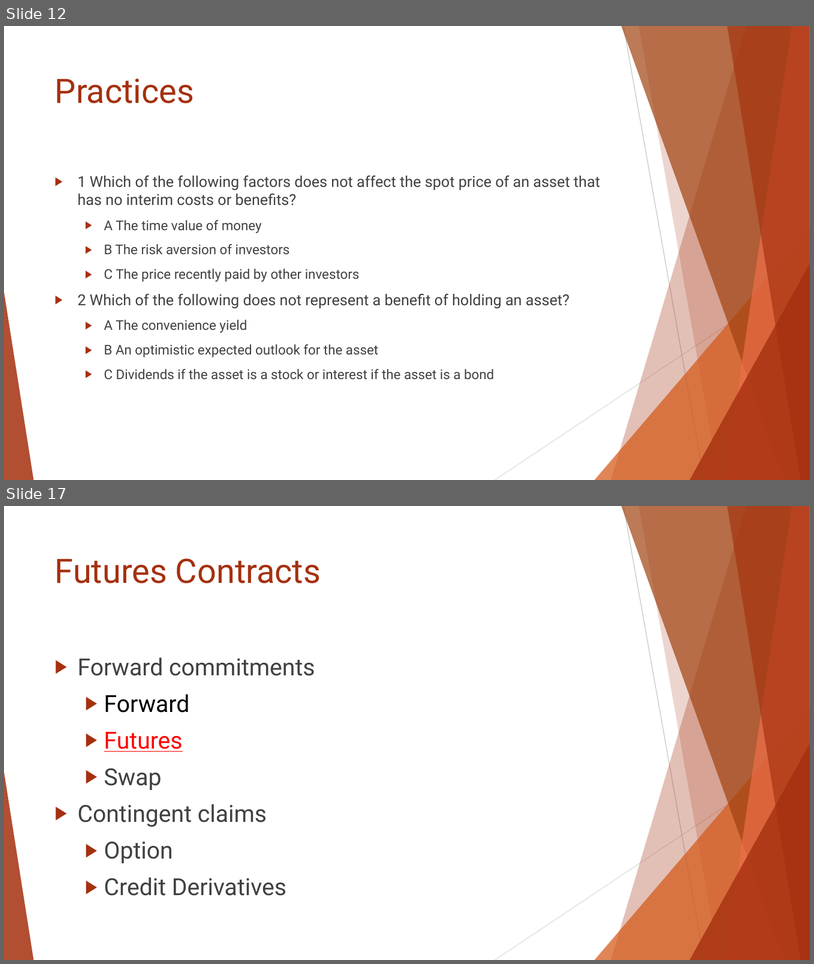
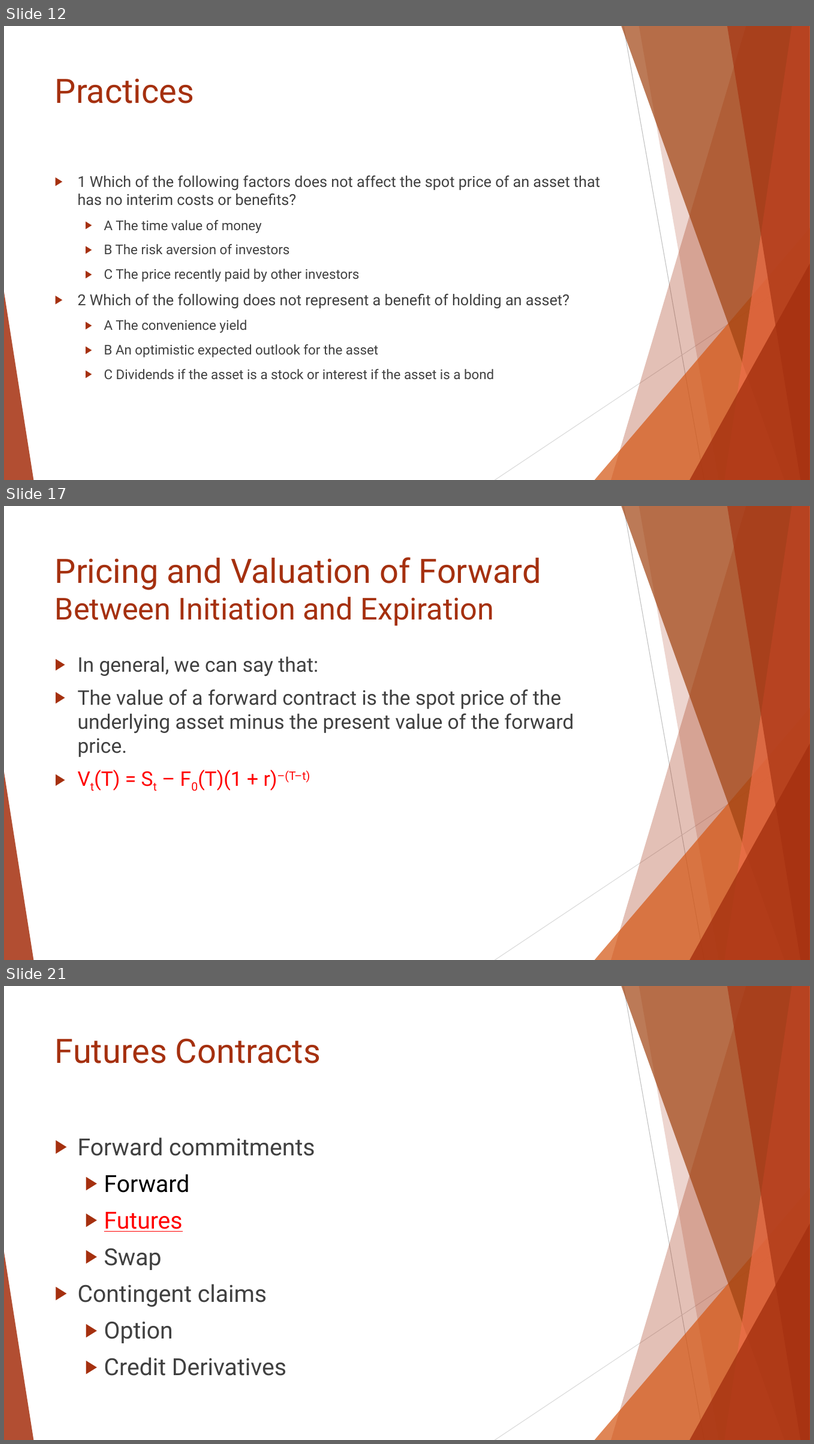
Before and after one commit to Isco0530/data, a slide deck: Reading 46.pptx. Shown one above the other, each under a label of ours: slides 12 and 17 before the commit, slides 12, 17 and 21 after it; the slides between them are not shown. The pictures are 814x964 and 814x1444 pixels, drawn with LibreOffice and Linux fonts; fonts in the diff are those of the drawing. Boxes give left, top, right and bottom in pixels: in the first picture for what was removed or moved away, otherwise in the second. Text is boxed around its words. In the diff, an @@ line names an element or a change of style, - is before the commit and + after.

```diff
--- a/Reading 46.pptx
+++ b/Reading 46.pptx
@@ slide 17 added at [4, 506, 810, 960], background #FFFFFF; not listed: 10 template elements that a slide beside it also shows @@
@@ title added at [55, 557, 542, 626], 36 pt, text #A5300F @@
+Pricing and Valuation of Forward
+Between Initiation and Expiration
@@ text added at [78, 657, 574, 790], 24 pt, text #404040 @@
+▶ In general, we can say that:
+▶ The value of a forward contract is the spot price of the underlying asset minus the present value of the forward price.
+▶ Vt(T) = St – F0(T)(1 + r)–(T–t)
@@ what was slide 17 is now slide 21 @@
```
Also in this commit, not shown: 4 slides changed, 3 other slides added.
